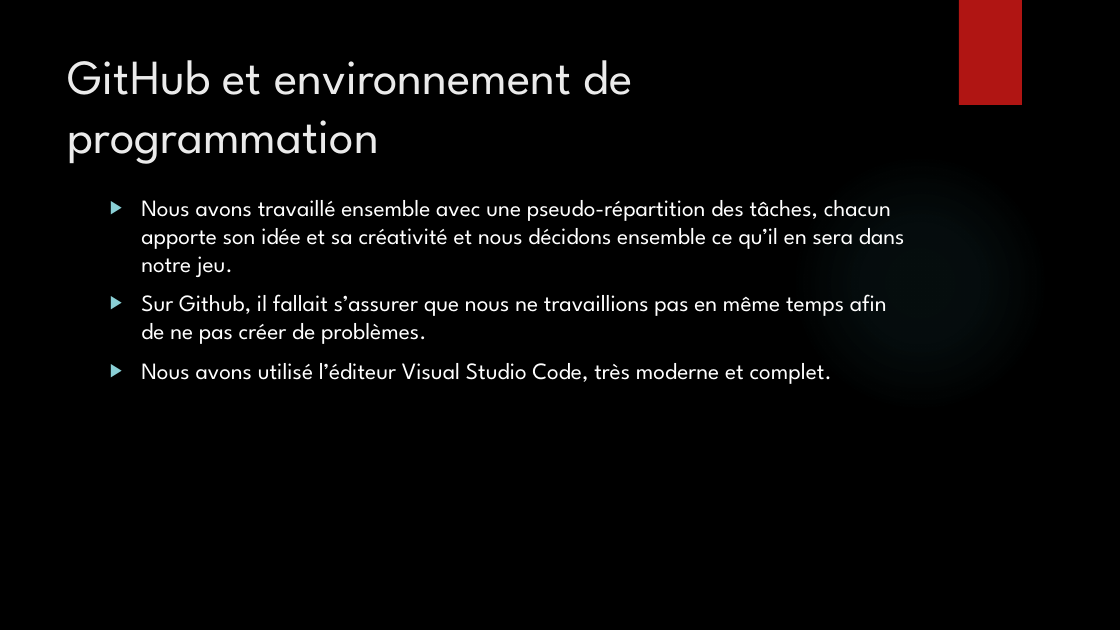
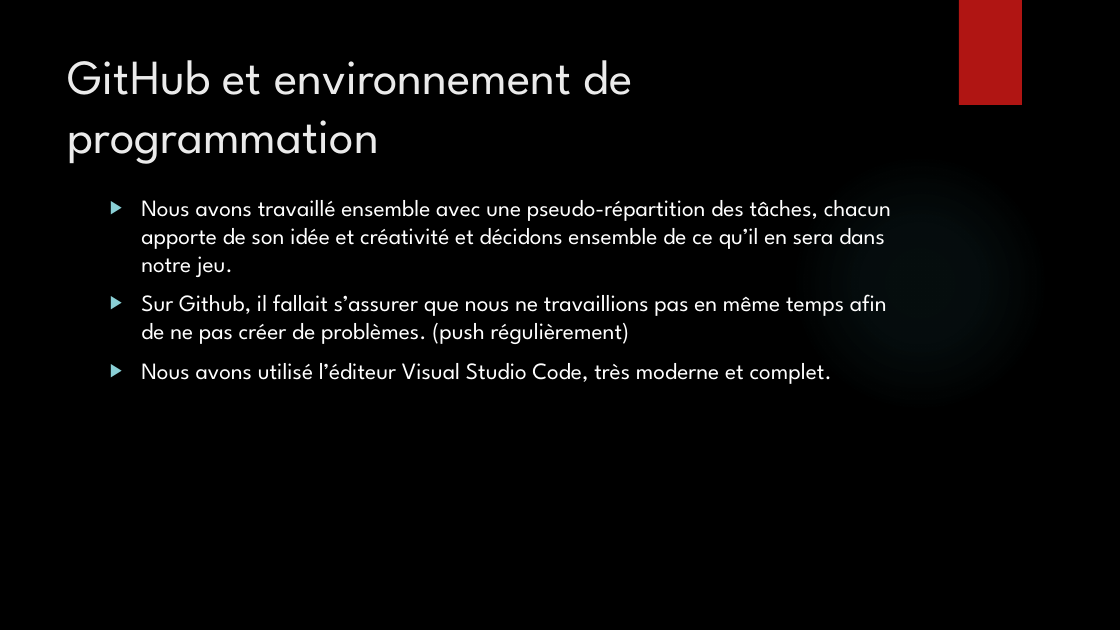
Before and after one commit to Bugnon/oc-2021, a slide deck: slide 5 of src/projet/projet3/Powerpoint_pacman.pptx. Drawn at 1120x630 pixels with LibreOffice and Linux fonts; fonts in the diff are those of the drawing; background and template pictures are left out. Boxes give left, top, right and bottom in pixels: in the first picture for what was removed or moved away, otherwise in the second. Text is boxed around its words. In the diff, an @@ line names an element or a change of style, - is before the commit and + after.

```diff
--- a/src/projet/projet3/Powerpoint_pacman.pptx
+++ b/src/projet/projet3/Powerpoint_pacman.pptx
@@ text at box(141, 200, 891, 344): text changed @@
-▶ Nous avons travaillé ensemble avec une pseudo-répartition des tâches, chacun apporte son idée et sa créativité et nous décidons ensemble ce qu’il en sera dans notre jeu.
-▶ Sur Github, il fallait s’assurer que nous ne travaillions pas en même temps afin de ne pas créer de problèmes.
+▶ Nous avons travaillé ensemble avec une pseudo-répartition des tâches, chacun apporte de son idée et créativité et décidons ensemble de ce qu’il en sera dans notre jeu.
+▶ Sur Github, il fallait s’assurer que nous ne travaillions pas en même temps afin de ne pas créer de problèmes. (push régulièrement)
```
Also in this commit, not shown: 11 other slides changed, 2 slides added, 2 slides removed, 17 other files.
